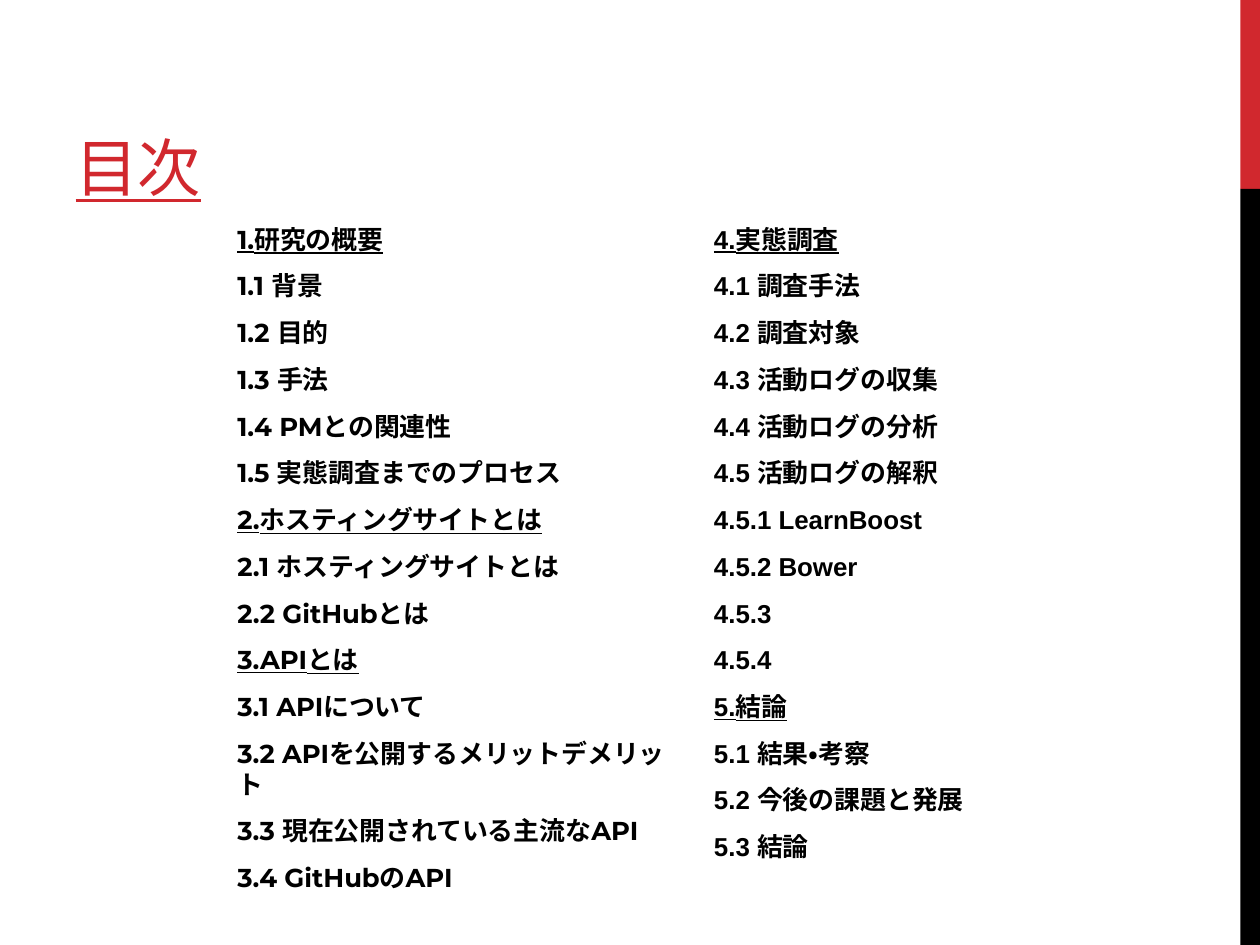
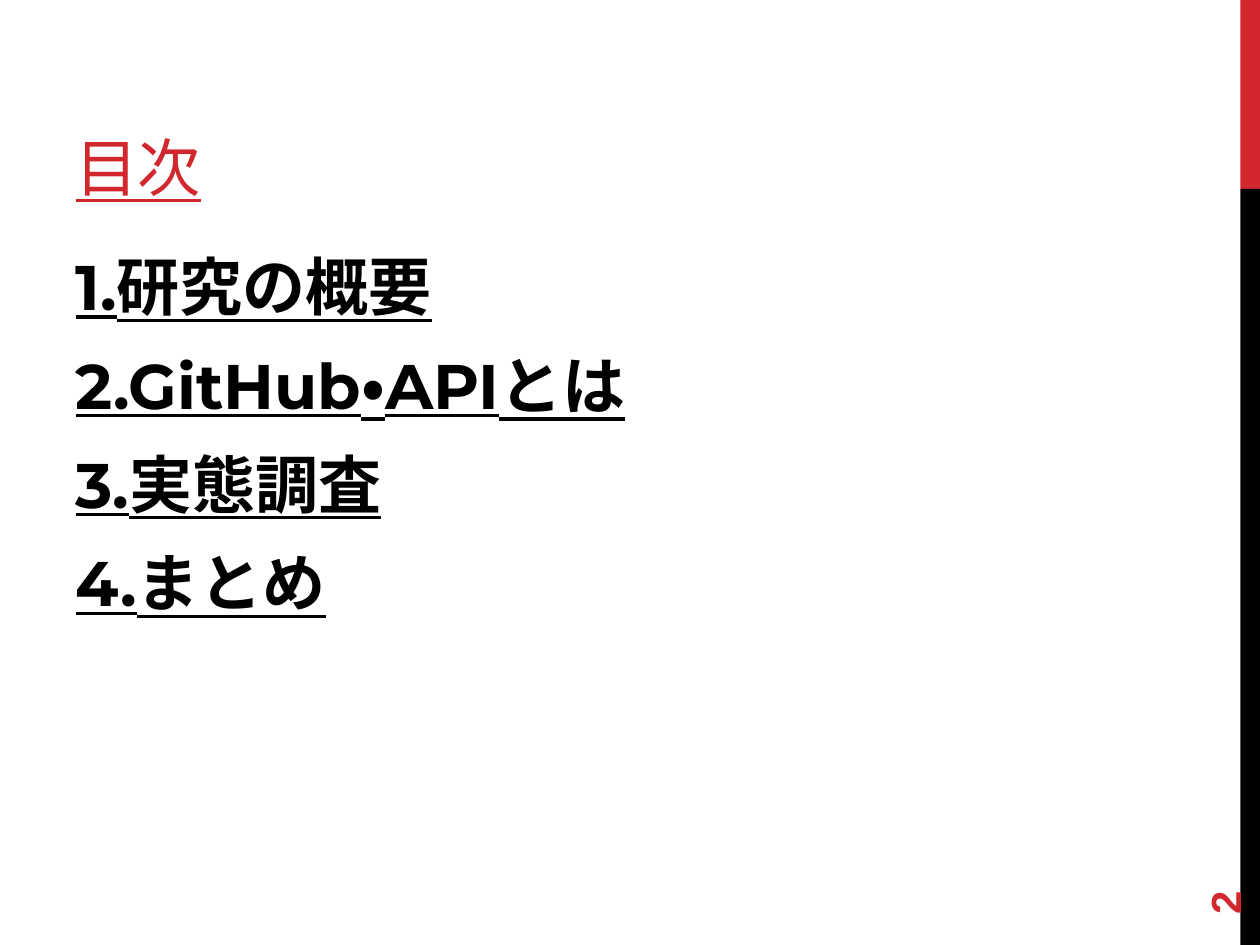
Before and after one commit to keimatsui/kadai, a slide deck: slide 2 of 卒業論文/2012/関口元基/パワポ.pptx. Drawn at 1260x945 pixels with LibreOffice and Linux fonts; fonts in the diff are those of the drawing. Boxes give left, top, right and bottom in pixels: in the first picture for what was removed or moved away, otherwise in the second. Text is boxed around its words. In the diff, an @@ line names an element or a change of style, - is before the commit and + after.

```diff
--- a/卒業論文/2012/関口元基/パワポ.pptx
+++ b/卒業論文/2012/関口元基/パワポ.pptx
@@ text removed at (x1=714, y1=228, x2=964, y2=812) @@
-4.実態調査
-4.1 調査手法
-4.2 調査対象
-4.3 活動ログの収集
-4.4 活動ログの分析
-4.5 活動ログの解釈
-4.5.1 LearnBoost
-4.5.2 Bower
-4.5.3
-4.5.4
-5.結論
-5.1 結果・考察
-5.2 今後の課題と発展
-5.3 結論
@@ text "1.研究の概要" moved from (x1=237, y1=227, x2=638, y2=843) to (x1=76, y1=256, x2=626, y2=618) @@
@@ text at (x1=76, y1=256, x2=432, y2=322): size 14.8 to 36 pt in "1.研究の概要"; more space between paragraphs @@
@@ text at (x1=76, y1=359, x2=626, y2=618): text changed; size 14.8 to 36 pt @@
-1.1 背景
-1.2 目的
-1.3 手法
-1.4 PMとの関連性
-1.5 実態調査までのプロセス
-2.ホスティングサイトとは
-2.1 ホスティングサイトとは
-2.2 GitHubとは
-3.APIとは
-3.1 APIについて
-3.2 APIを公開するメリットデメリット
-3.3 現在公開されている主流なAPI
-3.4 GitHubのAPI
+2.GitHub・APIとは
+3.実態調査
+4.まとめ
@@ page number added at (x1=1203, y1=893, x2=1250, y2=914), 24 pt, text #D1282E, bold @@
+2
```
Also in this commit, not shown: 13 other slides changed, 10 slides added, 24 slides removed.
